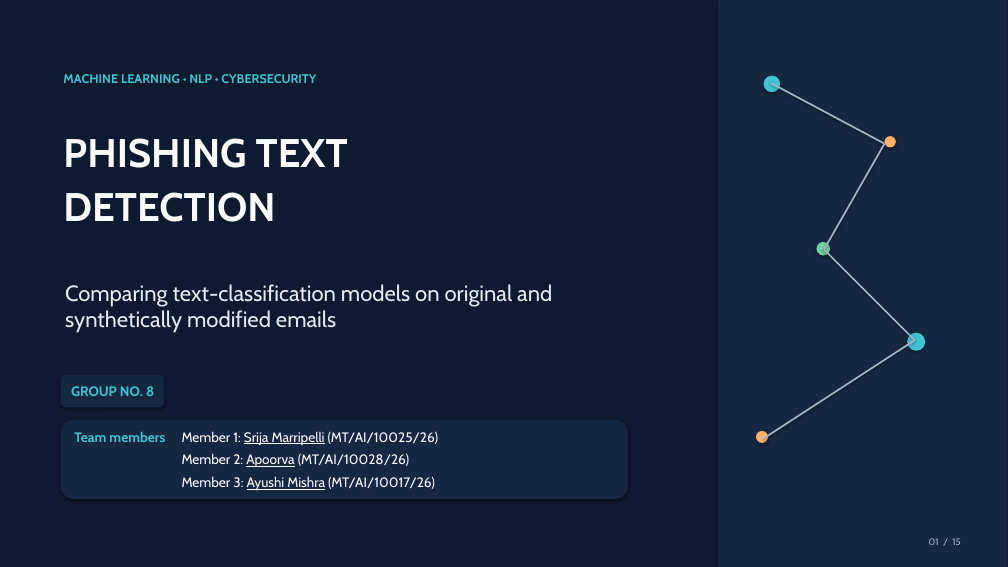
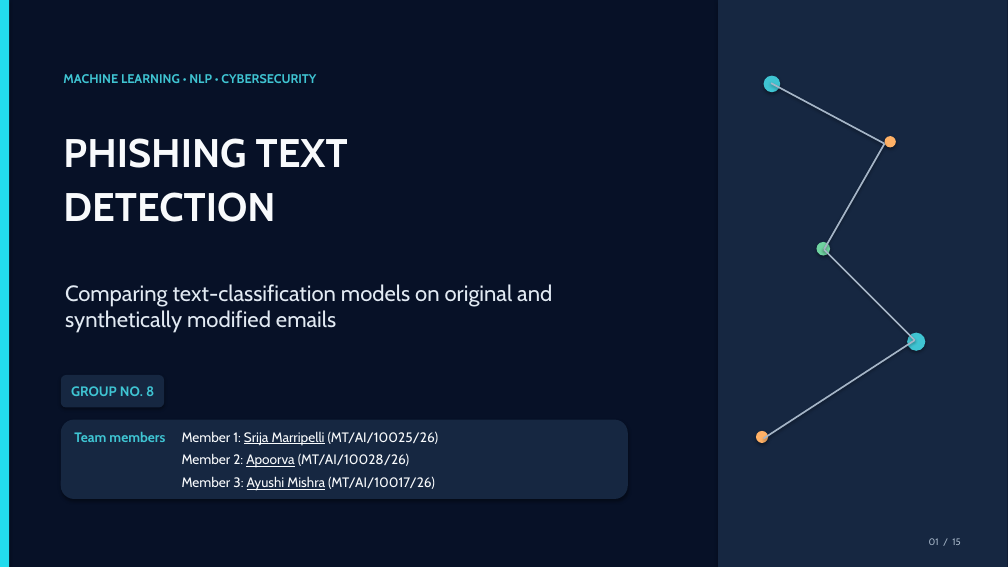
Before and after one commit to A0058/MTech-AIML-Project_8_PhishingTextDetection, a slide deck: slide 1 of presentation/MAI PPT Group No. 8.pptx. Drawn at 1008x567 pixels with LibreOffice and Linux fonts; fonts in the diff are those of the drawing. Boxes give left, top, right and bottom in pixels: in the first picture for what was removed or moved away, otherwise in the second. Text is boxed around its words. In the diff, an @@ line names an element or a change of style, - is before the commit and + after.

```diff
--- a/presentation/MAI PPT Group No. 8.pptx
+++ b/presentation/MAI PPT Group No. 8.pptx
@@ background #0E1A2F to #071127 @@
@@ rectangle added at [0,0,9,567], fill #23DCEE @@
```
Also in this commit, not shown: 8 slides added, 16 slides removed.
